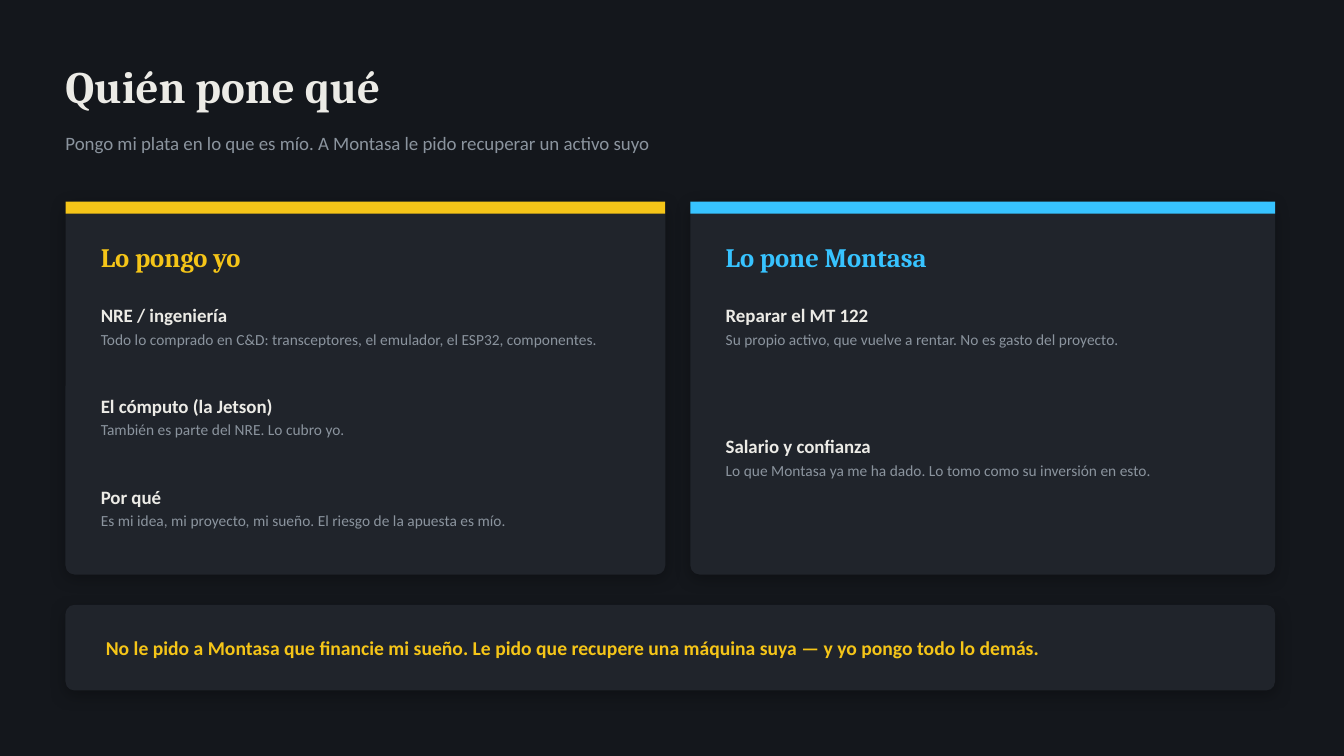
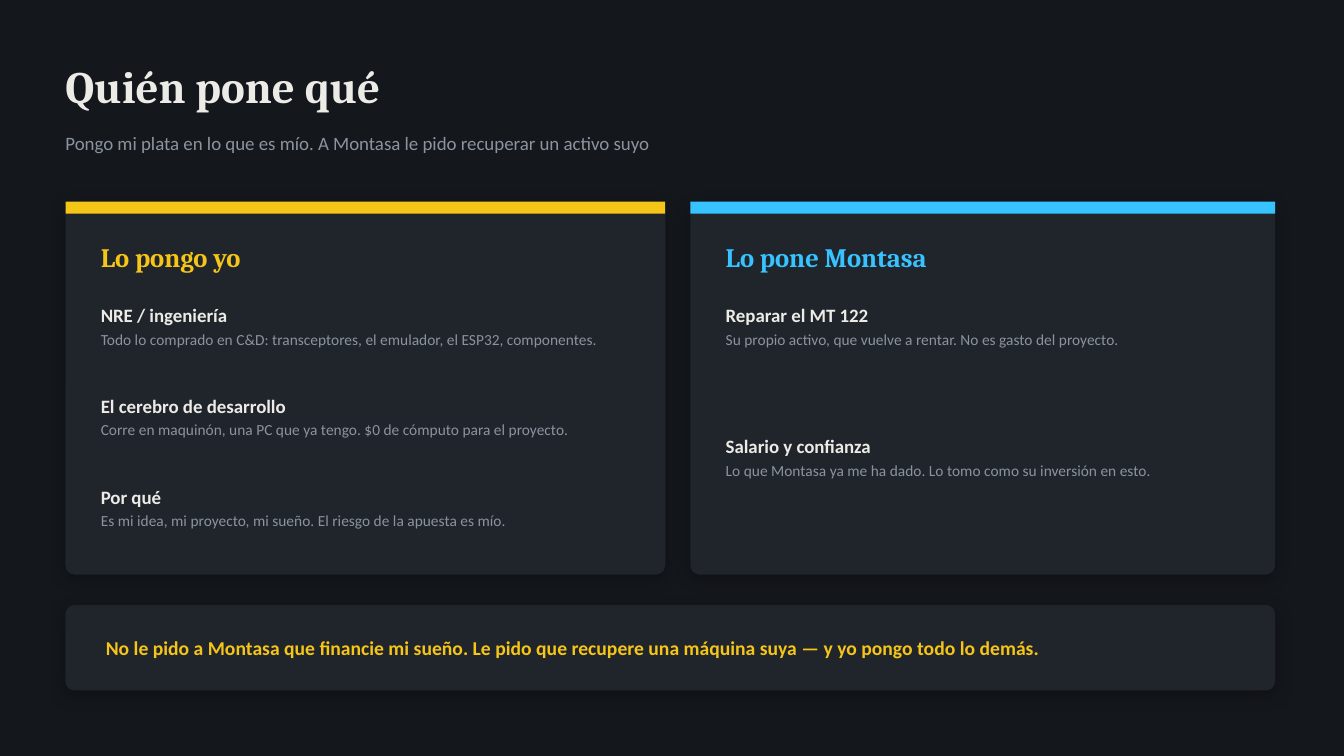
Before and after one commit to Rodzilla-TheCreator/tata, a slide deck: slide 15 of presentaciones/TaTa_Estado_y_Pedido_Omar.pptx. Drawn at 1344x756 pixels with LibreOffice and Linux fonts; fonts in the diff are those of the drawing. Boxes give left, top, right and bottom in pixels: in the first picture for what was removed or moved away, otherwise in the second. Text is boxed around its words. In the diff, an @@ line names an element or a change of style, - is before the commit and + after.

```diff
--- a/presentaciones/TaTa_Estado_y_Pedido_Omar.pptx
+++ b/presentaciones/TaTa_Estado_y_Pedido_Omar.pptx
@@ text at bbox=[101, 399, 286, 413]: text changed @@
-El cómputo (la Jetson)
+El cerebro de desarrollo
@@ text at bbox=[101, 424, 568, 438]: text changed @@
-También es parte del NRE. Lo cubro yo.
+Corre en maquinón, una PC que ya tengo. $0 de cómputo para el proyecto.
```
Also in this commit, not shown: 5 other slides changed, 1 slide removed, 2 other files.
